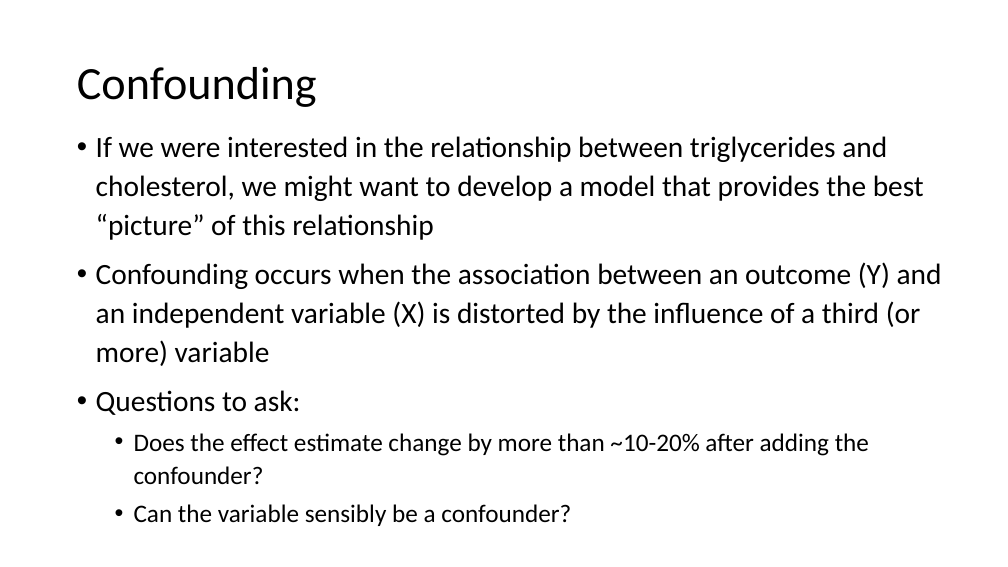
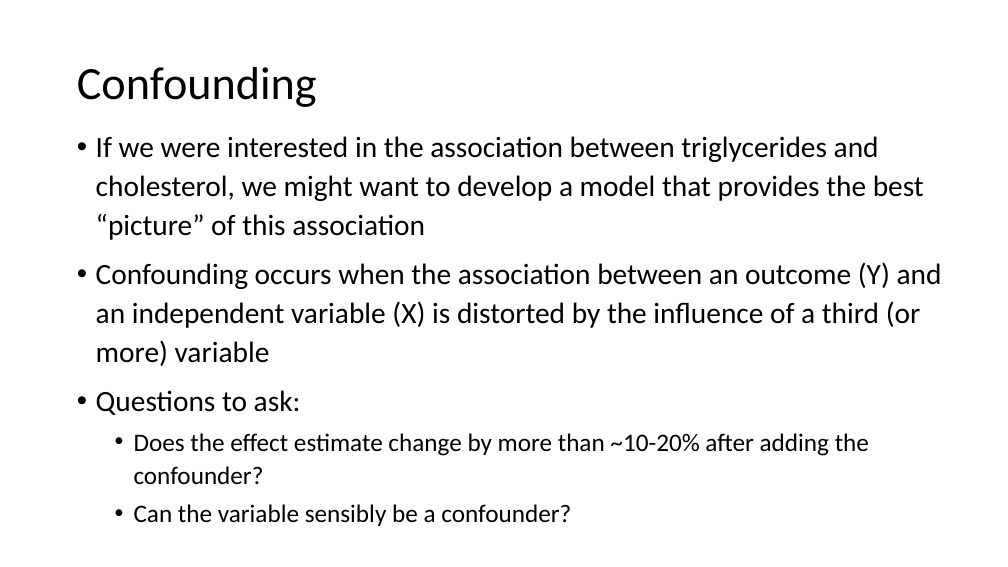
Before and after one commit to USCbiostats/LAsBEST, a slide deck: slide 25 of google-drive/week02/4Thurs/1_Week2_MultipleRegression.pptx. Drawn at 1008x567 pixels with LibreOffice and Linux fonts; fonts in the diff are those of the drawing; background and template pictures are left out. Boxes give left, top, right and bottom in pixels: in the first picture for what was removed or moved away, otherwise in the second. Text is boxed around its words. In the diff, an @@ line names an element or a change of style, - is before the commit and + after.

```diff
--- a/google-drive/week02/4Thurs/1_Week2_MultipleRegression.pptx
+++ b/google-drive/week02/4Thurs/1_Week2_MultipleRegression.pptx
@@ text at (96,136,924,240): text changed @@
-• If we were interested in the relationship between triglycerides and cholesterol, we might want to develop a model that provides the best “picture” of this relationship
+• If we were interested in the association between triglycerides and cholesterol, we might want to develop a model that provides the best “picture” of this association
```
Also in this commit, not shown: 15 other slides changed, 1 slide added, 1 slide removed, 1 other file.
